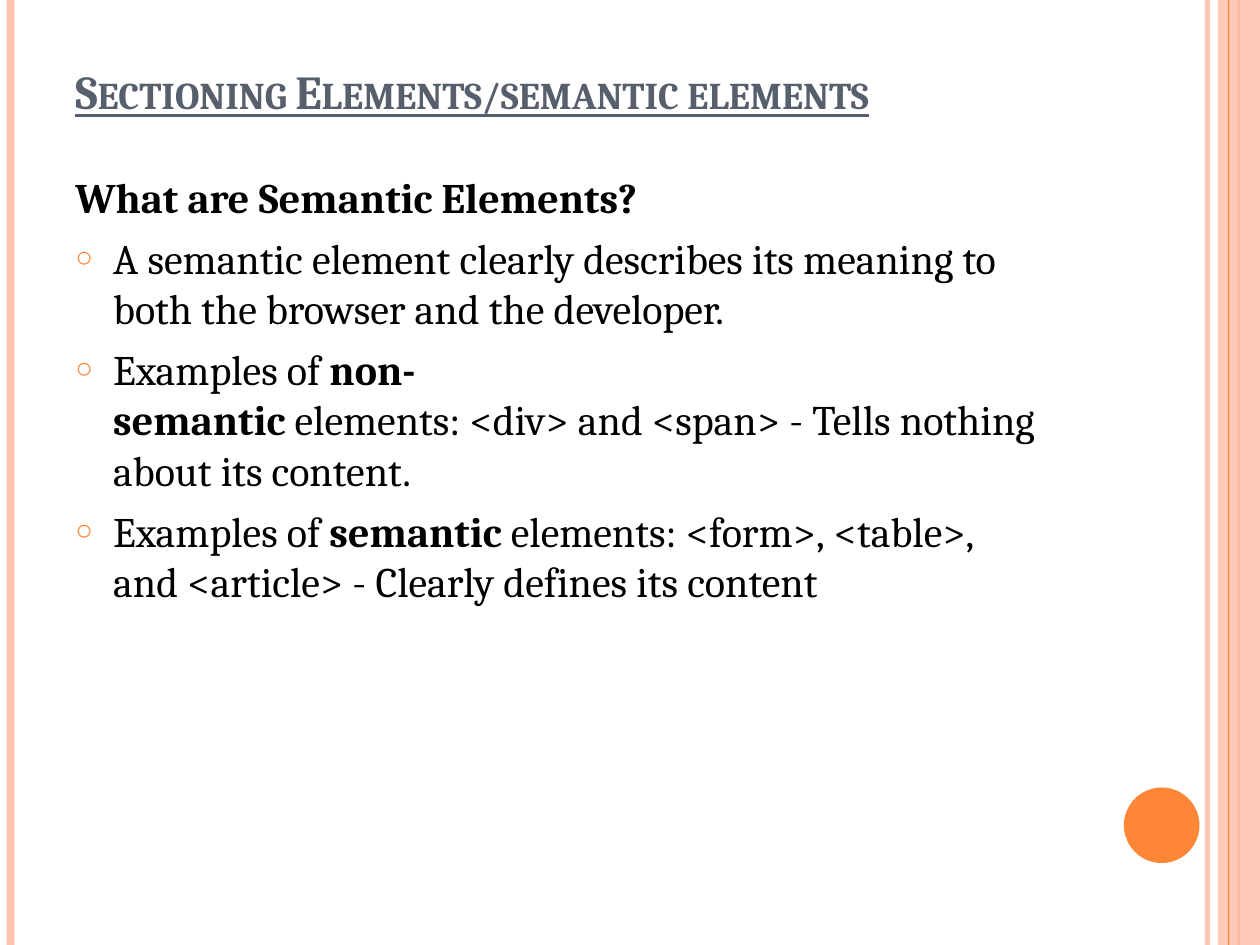
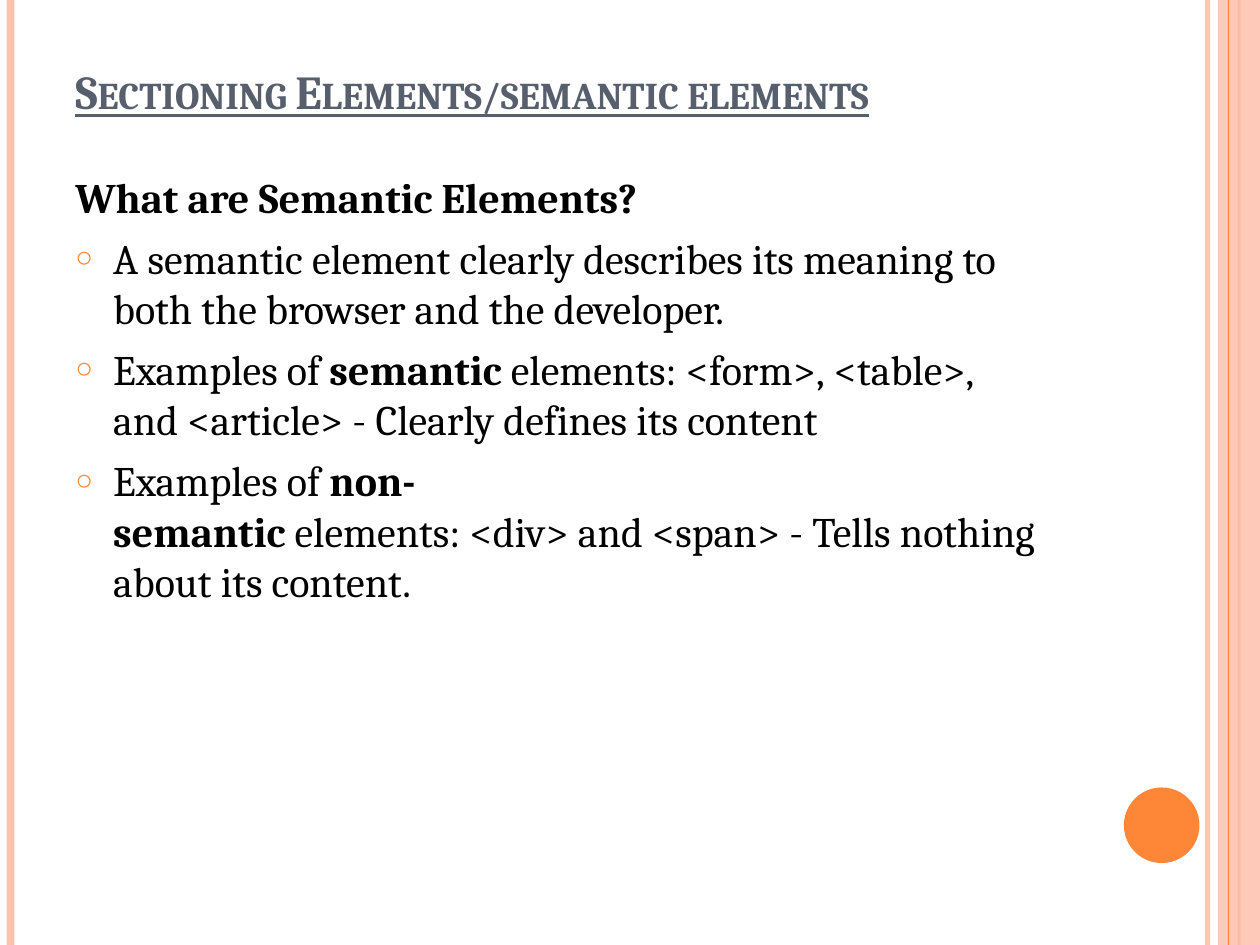
Before and after one commit to TopSDE/Frontend-Dev, a slide deck: slide 18 of Notes/WEB TECHNOLOGY.pptx. Drawn at 1260x945 pixels with LibreOffice and Linux fonts; fonts in the diff are those of the drawing. Boxes give left, top, right and bottom in pixels: in the first picture for what was removed or moved away, otherwise in the second. Text is boxed around its words. In the diff, an @@ line names an element or a change of style, - is before the commit and + after.

```diff
--- a/Notes/WEB TECHNOLOGY.pptx
+++ b/Notes/WEB TECHNOLOGY.pptx
@@ text at (x1=113, y1=355, x2=974, y2=444): paragraph added @@
+○ Examples of semantic elements: <form>, <table>, and <article> - Clearly defines its content
@@ text at (x1=113, y1=517, x2=974, y2=606): paragraph removed @@
-○ Examples of semantic elements: <form>, <table>, and <article> - Clearly defines its content
```
Also in this commit, not shown: 6 other files.
